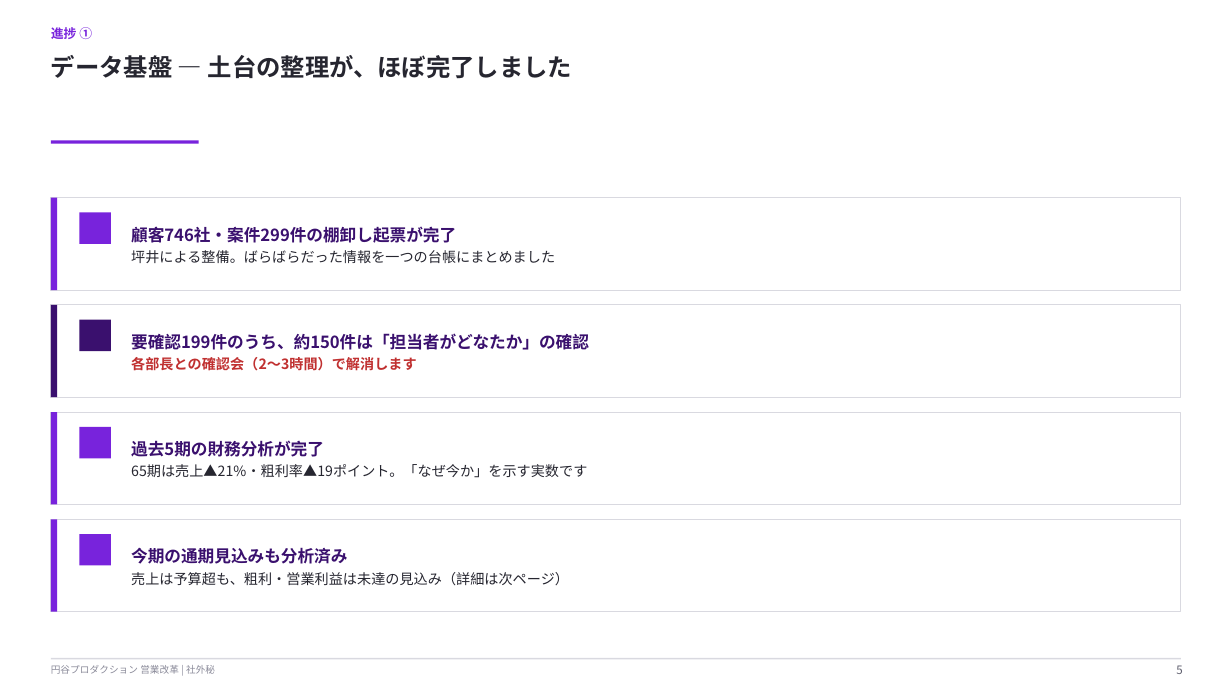
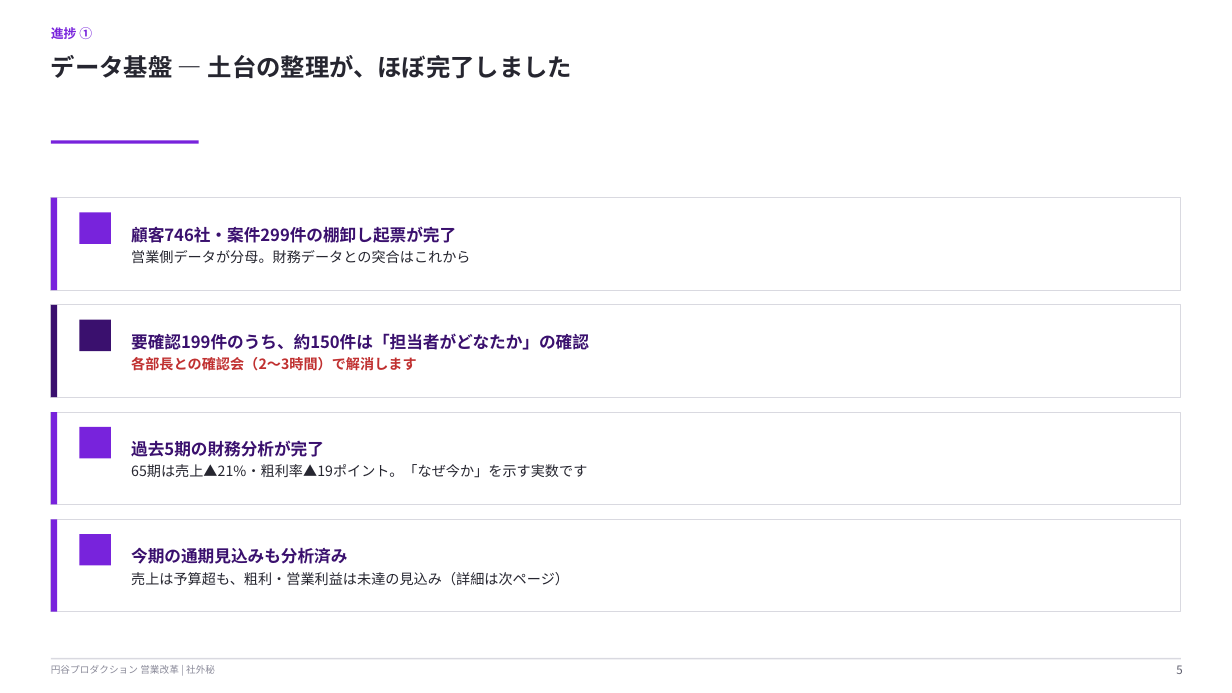
Before and after one commit to hayatoshintani-spe/kessho-lens, a slide deck: slide 5 of docs/営業改革_部長会進捗共有_20260714.pptx. Drawn at 1232x693 pixels with LibreOffice and Linux fonts; fonts in the diff are those of the drawing. Boxes give left, top, right and bottom in pixels: in the first picture for what was removed or moved away, otherwise in the second. Text is boxed around its words. In the diff, an @@ line names an element or a change of style, - is before the commit and + after.

```diff
--- a/docs/営業改革_部長会進捗共有_20260714.pptx
+++ b/docs/営業改革_部長会進捗共有_20260714.pptx
@@ text at (x1=131, y1=250, x2=470, y2=263): text changed @@
-坪井による整備。ばらばらだった情報を一つの台帳にまとめました
+営業側データが分母。財務データとの突合はこれから
```
Also in this commit, not shown: 2 other slides changed, 1 other file.
